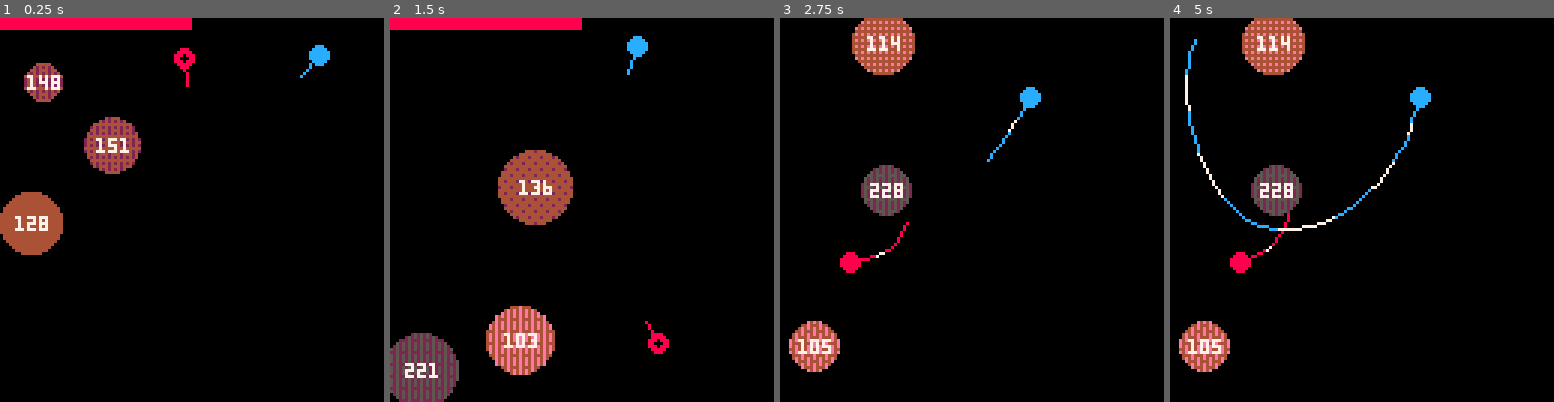
Above: before the commit, frames 1-4 (left to right).
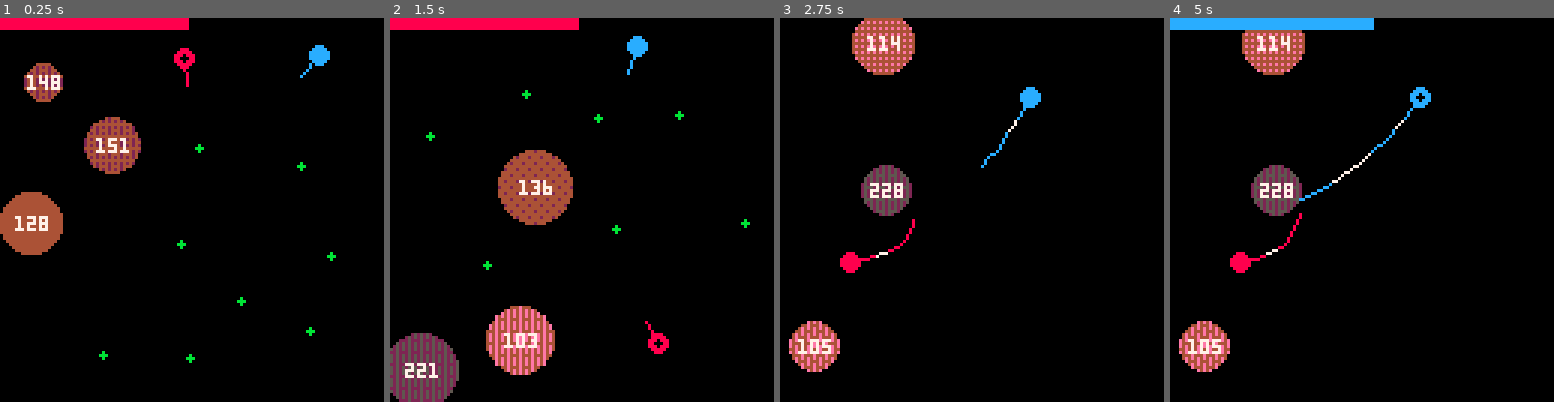
Above: after the commit, the same moments.

Repository: alxgnon/pico-8
Game: PICO-8 cartridge gravitywar.p8
Two runs of this game, one before a commit and one after it. Both use one fixed random seed, a clock stepped at 60 frames per second and the inputs below.
Inputs:
- Up to frame 1 (0.25 s): no input
- Up to frame 2 (1.5 s): tap X (X key) at 0.33, 1.07 s; tap O (Z key) at 0.7 s
- Up to frame 3 (2.75 s): hold Right 1.6-2.1 s; tap O (Z key) at 1.7, 2.1, 2.5 s; tap X (X key) at 1.85 s; hold Up 2.15-2.42 s; hold Right from 2.47 s (still down)
- Up to frame 4 (5 s): tap O (Z key) every 0.4 s from 2.9 to 4.9 s; tap X (X key) at 2.97, 4.08 s; release Right at 3.03 s; hold Left 3.08-3.58 s; hold Down 3.63-3.97 s; hold Right 4.02-4.68 s; hold Up from 4.73 s (still down)

The runs differ from the first frame. In frame 1, 0.3% of the frame differs, in the area x 25-88%, y 0-90%; in frame 2, 0.2%; in frame 3, 0.2%; in frame 4, 3.0%, in the area x 0-67%, y 0-64%.

Commit message:
gravity: min power

Diff:
--- a/gravitywar.p8
+++ b/gravitywar.p8
@@ -98,9 +98,9 @@
 		del(points, p)
 	end
 
-	-- for p in all(points) do
-	-- 	circfill(p.x, p.y, 1, 11)
-	-- end
+	for p in all(points) do
+		circfill(p.x, p.y, 1, 11)
+	end
 end
 
 function distribute_points(r, k)
@@ -154,7 +154,8 @@
 
 aim_sens = 0.005
 power_sens = 0.03
-max_power = 2.0
+min_power = 0.5
+max_power = 2.5
 
 player_radius = 3
 gun_length = 9
@@ -190,9 +191,9 @@
 	local pwr = a.power
 	if (btn"2") pwr += power_sens
 	if (btn"3") pwr -= power_sens
-	pwr = min(max(pwr,0),max_power)
+	pwr = min(max(pwr,min_power),max_power)
 	if pwr != a.power then
-		sfx(1, 3, pwr * 3, 1)
+		sfx(1, 3, pwr * 2, 1)
 		a.power = pwr
 	end
 end
